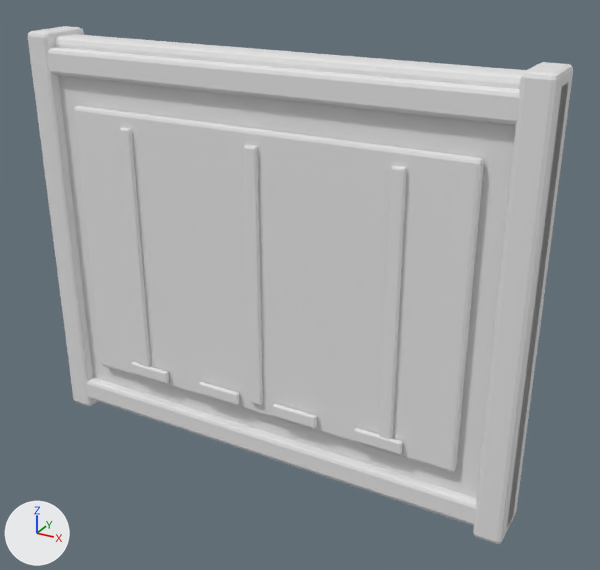
Two versions of the glTF model godot/assets/generated/industrial/dz_bulkhead_panel.glb, one commit apart.
Before and after are seen from a 50 mm camera at (2.25, -3.72, 3.03) aimed at (0.17, 0.05, 1.15). The axes (+X, +Y, +Z) are drawn at lower left. The lights are the same throughout. The older version comes first.

Script lines for the objects in view, before the commit:
```python
ob_bulkheadinset = bpy.data.objects.new('BulkheadInset', me_cube_035)
ob_bulkheadinset.location = (0.0, -0.125, 1.2)
ob_bulkheadshell = bpy.data.objects.new('BulkheadShell', me_cube_034)
ob_bulkheadshell.location = (0.0, 0.0, 1.21)
ob_horizontalframe_0_13 = bpy.data.objects.new('HorizontalFrame_0.13', me_cube_038)
ob_horizontalframe_0_13.location = (0.0, 0.0, 0.13)
ob_horizontalframe_2_29 = bpy.data.objects.new('HorizontalFrame_2.29', me_cube_039)
ob_horizontalframe_2_29.location = (0.0, 0.0, 2.29)
ob_panelrib_0_0 = bpy.data.objects.new('PanelRib_0.0', me_cube_041)
ob_panelrib_0_0.location = (0.0, -0.162, 1.2)
ob_panelrib_0_82 = bpy.data.objects.new('PanelRib_0.82', me_cube_042)
ob_panelrib_0_82.location = (0.82, -0.162, 1.2)
ob_panelrib__0_82 = bpy.data.objects.new('PanelRib_-0.82', me_cube_040)
ob_panelrib__0_82.location = (-0.82, -0.162, 1.2)
ob_verticalframe_1_42 = bpy.data.objects.new('VerticalFrame_1.42', me_cube_037)
ob_verticalframe_1_42.location = (1.42, 0.0, 1.22)
ob_verticalframe__1_42 = bpy.data.objects.new('VerticalFrame_-1.42', me_cube_036)
ob_verticalframe__1_42.location = (-1.42, 0.0, 1.22)
```
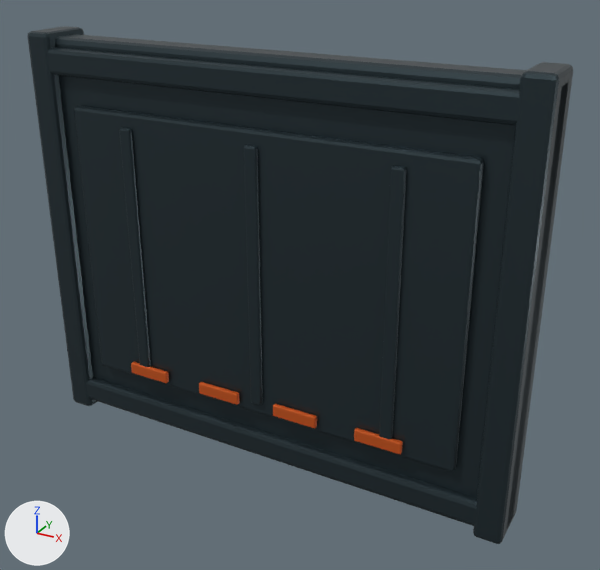
What differs and where, as boxes (x1, y1, x2, y2) in the pictures (600 x 570 px):
'BulkheadInset', recoloured, surface changed (white to dark blue)
    both: (74, 106, 484, 472)
'BulkheadShell', recoloured, surface changed (darker)
    both: (55, 34, 569, 528)
'VerticalFrame_1.42', recoloured, surface changed (darker)
    both: (473, 62, 573, 544)
'HorizontalFrame_2.29', recoloured, surface changed (white to dark blue)
    both: (47, 47, 520, 125)
'HorizontalFrame_0.13', recoloured, surface changed (darker)
    both: (86, 377, 477, 525)
'VerticalFrame_-1.42', recoloured, surface changed (darker)
    both: (28, 26, 98, 406)
'PanelRib_0.82', recoloured, surface changed (white to dark blue)
    both: (379, 166, 407, 439)
'PanelRib_0.0', recoloured, surface changed (darker)
    both: (244, 145, 263, 405)
'PanelRib_-0.82', recoloured, surface changed (darker)
    both: (119, 127, 151, 367)
'HazardMarker_3', recoloured (white to orange)
    both: (354, 428, 403, 454)
'HazardMarker_2', recoloured (white to orange)
    both: (273, 404, 317, 428)
'HazardMarker_1', recoloured (white to orange)
    both: (199, 382, 240, 405)
'HazardMarker_0', recoloured (white to orange)
    both: (131, 362, 169, 383)

Patch to the scene script:
```diff
--- a/godot/assets/generated/industrial/dz_bulkhead_panel.glb.py
+++ b/godot/assets/generated/industrial/dz_bulkhead_panel.glb.py
@@ mat_dz_darksteel @@
 mat_dz_darksteel = principled_material('DZ_DarkSteel')
-mat_dz_darksteel.base_color = (0.8, 0.8, 0.8)  # white #e7e7e7
+mat_dz_darksteel.base_color = (0.035, 0.055, 0.065)  # dark blue #354248
+mat_dz_darksteel.metallic = 0.72
@@ mat_dz_hazardorange @@
 mat_dz_hazardorange = principled_material('DZ_HazardOrange')
-mat_dz_hazardorange.base_color = (0.8, 0.8, 0.8)  # white #e7e7e7
+mat_dz_hazardorange.base_color = (0.64, 0.105, 0.012)  # orange #d15b1d
```
